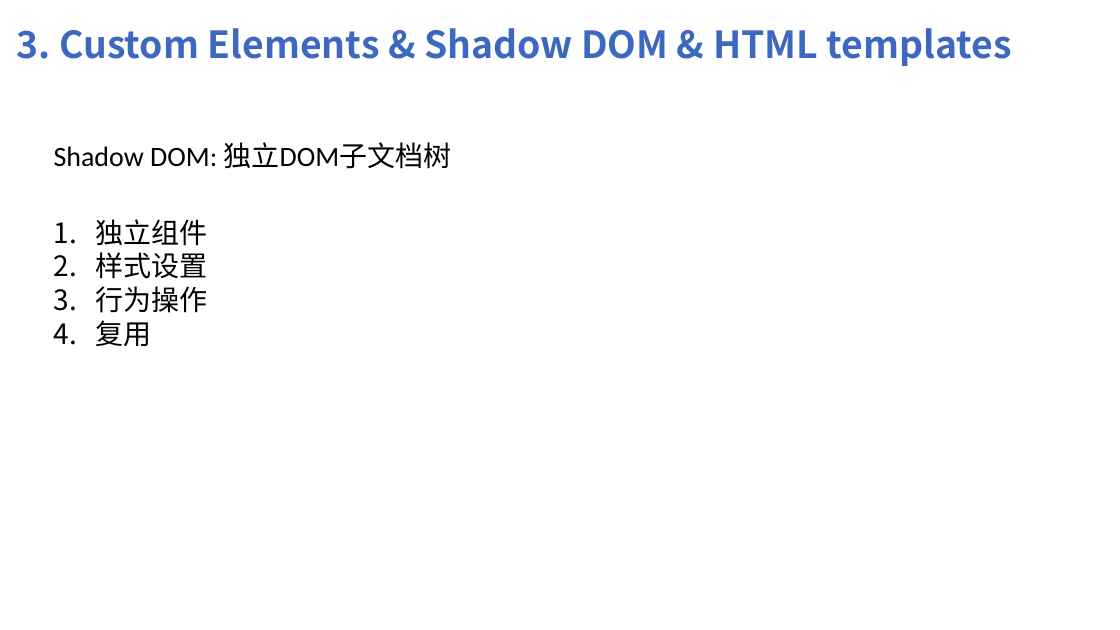
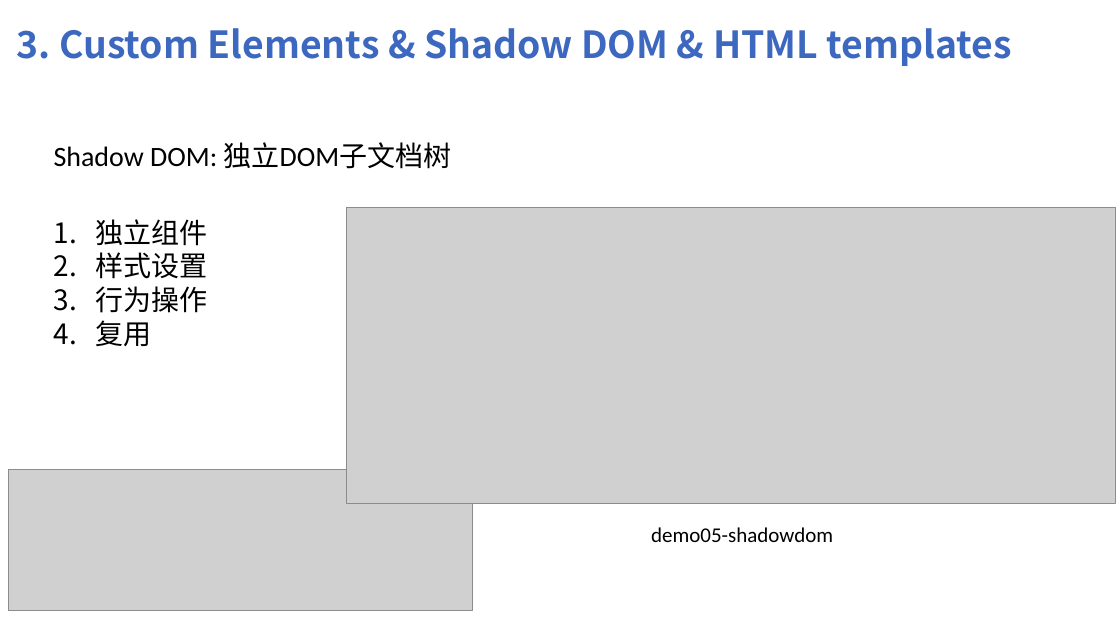
Before and after one commit to shuyancang/FE_learnings, a slide deck: slide 17 of webComponents/web Componts.pptx (slide 15 before the commit). Drawn at 1120x630 pixels with LibreOffice and Linux fonts; fonts in the diff are those of the drawing; grey boxes stand for pictures. Boxes give left, top, right and bottom in pixels: in the first picture for what was removed or moved away, otherwise in the second. Text is boxed around its words. In the diff, an @@ line names an element or a change of style, - is before the commit and + after.

Commit message:
shadow dom

```diff
--- a/webComponents/web Componts.pptx
+++ b/webComponents/web Componts.pptx
@@ picture added at (x1=346, y1=208, x2=1116, y2=503) @@
@@ picture added at (x1=8, y1=470, x2=473, y2=611) @@
@@ text added at (x1=651, y1=527, x2=833, y2=542), 18 pt, text #000000 @@
+demo05-shadowdom
```
Also in this commit, not shown: 4 other slides changed, 1 slide added, 3 other files.
